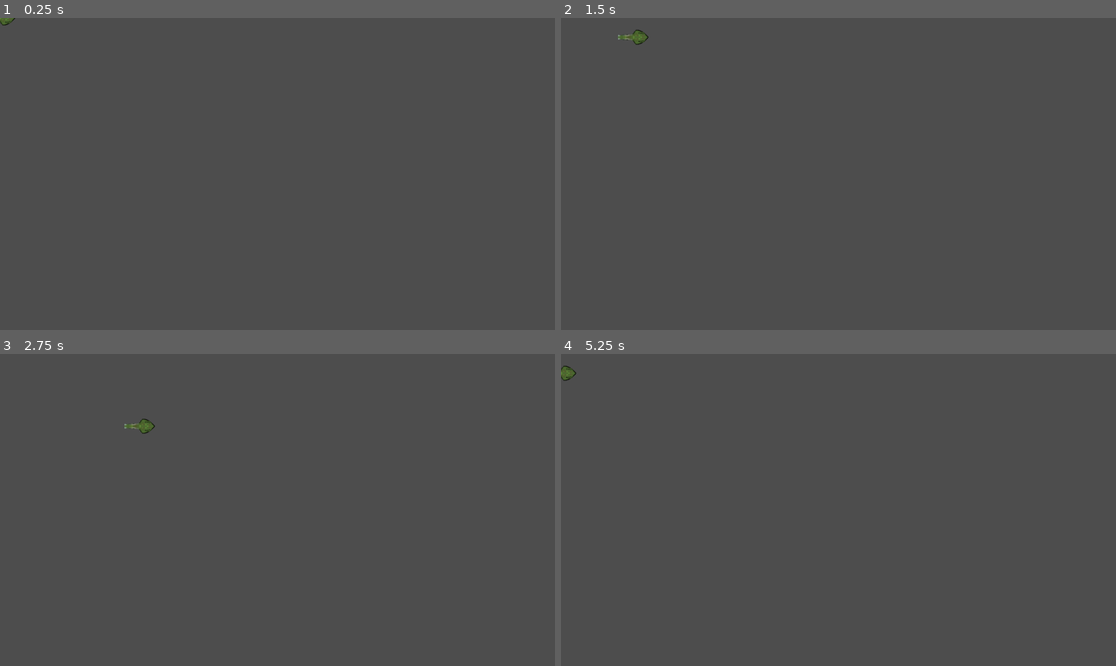
Above: before the commit, frames 1-4 (two rows, left to right).
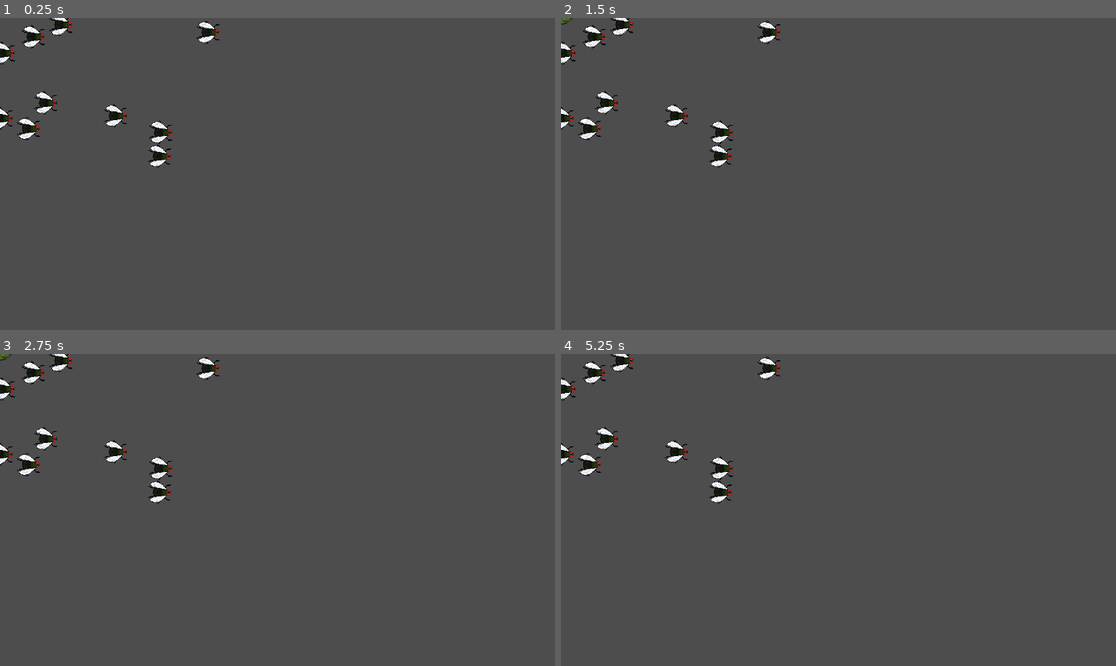
Above: after the commit, the same moments.

Repository: ibricchi/kikkerkoken
Game: Godot game, scene res://swamp.tscn
Two runs of this game, one before a commit and one after it. Both use one fixed random seed, a clock stepped at 60 frames per second and the inputs below.
Inputs:
- Up to frame 1 (0.25 s): no input
- Up to frame 2 (1.5 s): tap Enter at 0.5 s; hold D (right) 0.53-1.28 s; hold S (down) from 1.28 s (still down)
- Up to frame 3 (2.75 s): release S (down) at 2.03 s; hold D (right) from 2.03 s (still down)
- Up to frame 4 (5.25 s): release D (right) at 2.78 s; hold W (up) 2.78-3.53 s; hold A (left) 3.53-5.03 s; tap Space at 5 s; hold S (down) from 5.03 s (still down)

The runs differ from the first frame. In frame 1, 1.6% of the frame differs, in the area x 0-40%, y 0-49%; in frame 2, 1.7%; in frame 3, 1.7%; in frame 4, 1.7%.

Commit message:
Add fly generation properly

Diff:
--- a/scripts/swamp.gd
+++ b/scripts/swamp.gd
@@ -12,8 +12,9 @@
 
 # Called when the node enters the scene tree for the first time.
 func _ready() -> void:
-	for i in number_to_spwan:
-		var fly = fly_res.instance()
+	print("hello")
+	for i in range(number_to_spwan):
+		var fly = fly_res.instantiate()
 		var x = randf_range(random_x_start, random_x_end)
 		var y = randf_range(random_y_start, random_y_end)
 		add_child(fly)
--- a/swamp.tscn
+++ b/swamp.tscn
@@ -1,7 +1,9 @@
-[gd_scene load_steps=2 format=3 uid="uid://bgtewmerkpp3o"]
+[gd_scene load_steps=3 format=3 uid="uid://bgtewmerkpp3o"]
 
+[ext_resource type="Script" path="res://scripts/swamp.gd" id="1_bjoxf"]
 [ext_resource type="PackedScene" uid="uid://0nit1ug74kh2" path="res://scenes/player.tscn" id="1_d5svk"]
 
 [node name="level" type="Node2D"]
+script = ExtResource("1_bjoxf")
 
 [node name="player" parent="." instance=ExtResource("1_d5svk")]
Not shown: 1 places in scenes/fly.tscn that only renumber resources
